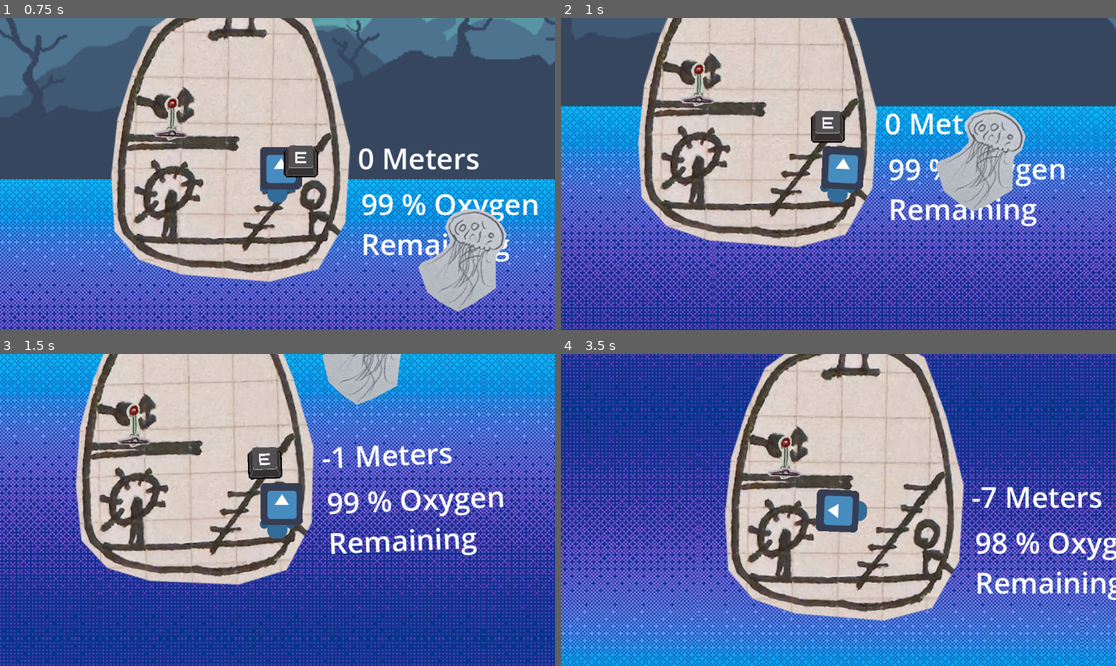
Above: before the commit, frames 1-4 (two rows, left to right).
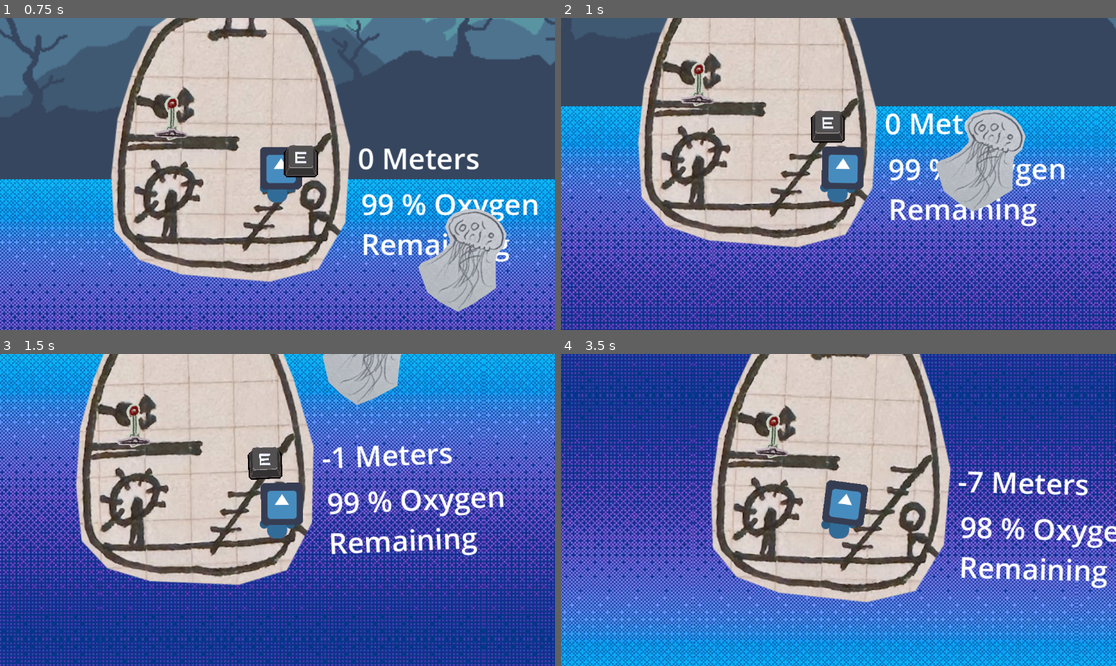
Above: after the commit, the same moments.

Repository: calzila/GGJ_2025
Game: Godot game, scene res://Overworld.tscn
Same seed, same stepped clock (60 frames per second), same inputs: the game is played once before the commit and once after it. The engine's default icon, where the game draws it, is replaced by a stand-in: a white triangle on a blue panel in a dark square.
Inputs:
- Up to frame 1 (0.75 s): tap Enter (ui_accept) at 0.5 s; hold D (move_right) from 0.53 s (still down); tap E (Grab) at 0.6 s
- Up to frame 2 (1 s): keep holding D (move_right); tap Enter (ui_accept) at 0.77 s
- Up to frame 3 (1.5 s): keep holding D (move_right); tap E (Grab) at 1.35 s
- Up to frame 4 (3.5 s): tap Enter (ui_accept) at 1.52, 3.02 s; release D (move_right) at 2.03 s; hold A (move_left) 2.03-2.78 s; tap E (Grab) at 2.1, 2.85 s; hold D (move_right) from 2.78 s (still down)

Frame 1 is identical in both runs. In frame 2, less than 0.1% of the frame differs, in the area x 44-55%, y 31-56%; in frame 3, 13%; in frame 4, 62%, in the area x 0-100%, y 0-100%.
Error in both runs: Invalid assignment of property or key 'playerIsHolding' with value of type 'bool' on a base object of type 'Nil'. (res://grabber.gd:35)

Commit message:
Orient the head to face up

Diff:
--- a/character.gd
+++ b/character.gd
@@ -43,6 +43,15 @@
 	else:
 		apply_central_force(direction * 100000 * delta)
 
+		# Self-oriantate the sub
+		var correctionTorque = -rotation * 10000000 * delta
+		apply_torque(correctionTorque)
+
+	# orient head to always face up
+	$Body/HeadAttachment/Head.global_rotation = $Body/HeadAttachment/Head.global_rotation + (0 - $Body/HeadAttachment/Head.global_rotation) * (delta * 7)
+
+	rotation
+
 	#if direction:
 	#	velocity.x = direction * SPEED
 	#else:
